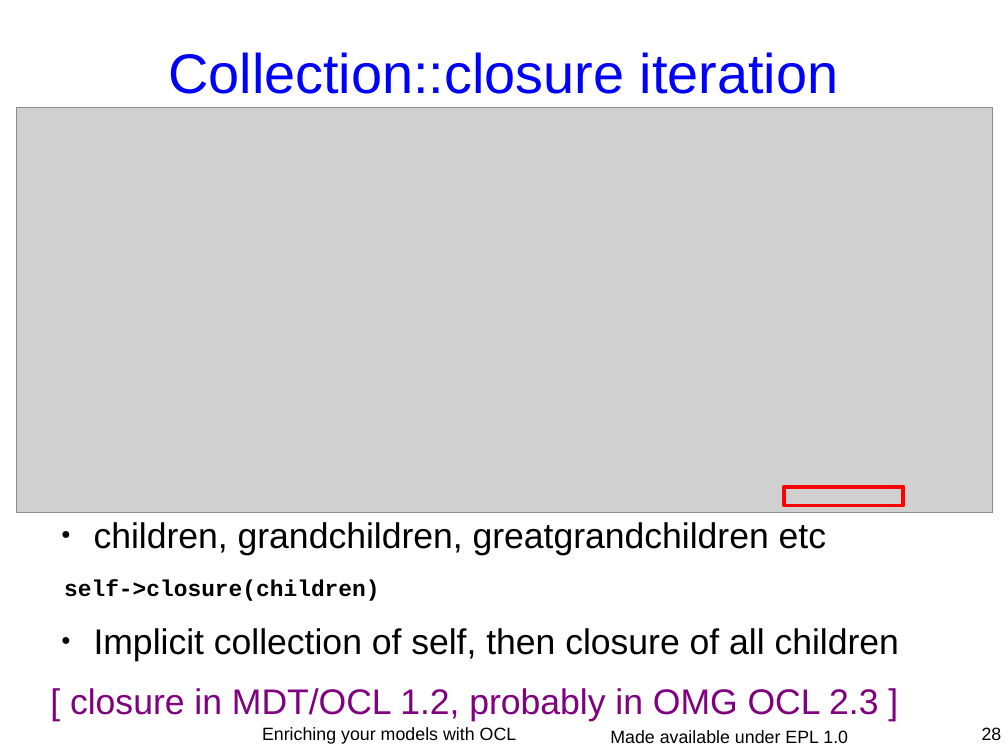
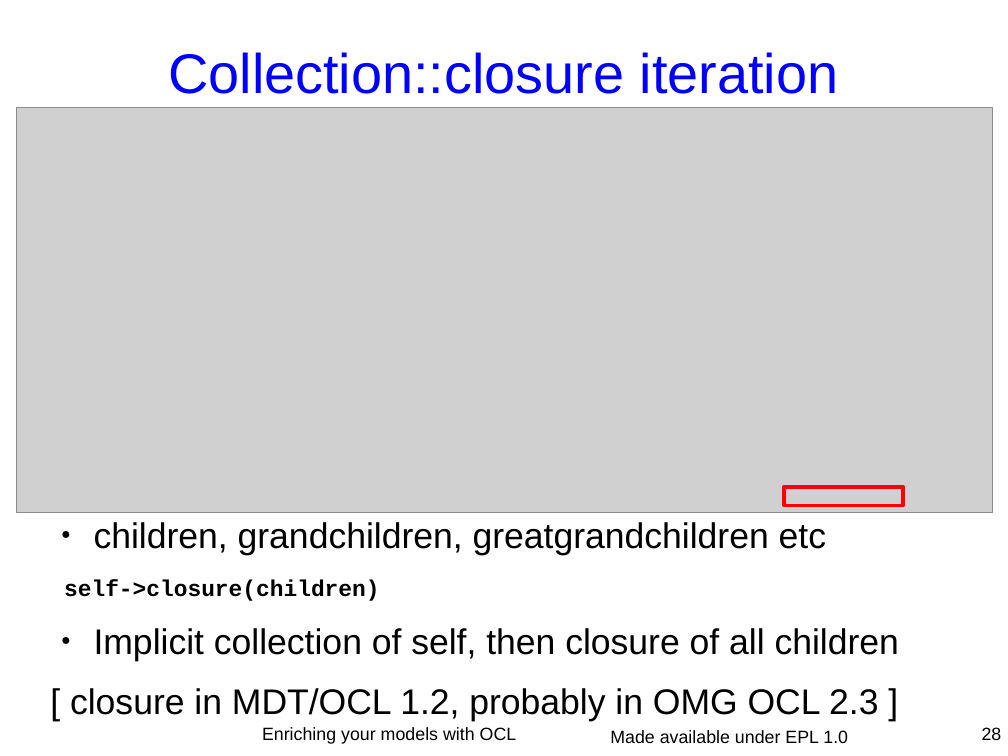
Before and after one commit to eclipse-ocl/ocl-website, a slide deck: slide 28 of ocl/docs/publications/ESE2010LongTalk/EnrichingWithOCL.odp. Drawn at 1008x756 pixels with LibreOffice and Linux fonts; fonts in the diff are those of the drawing; grey boxes stand for pictures. Boxes give left, top, right and bottom in pixels: in the first picture for what was removed or moved away, otherwise in the second. Text is boxed around its words. In the diff, an @@ line names an element or a change of style, - is before the commit and + after.

```diff
--- a/ocl/docs/publications/ESE2010LongTalk/EnrichingWithOCL.odp
+++ b/ocl/docs/publications/ESE2010LongTalk/EnrichingWithOCL.odp
@@ text at <box>70,688,878,722</box>: text colour #800080 to #000000 in "[ closure in MDT/OCL 1.2, probably in ..." @@
```
Also in this commit, not shown: 7 other slides changed.
